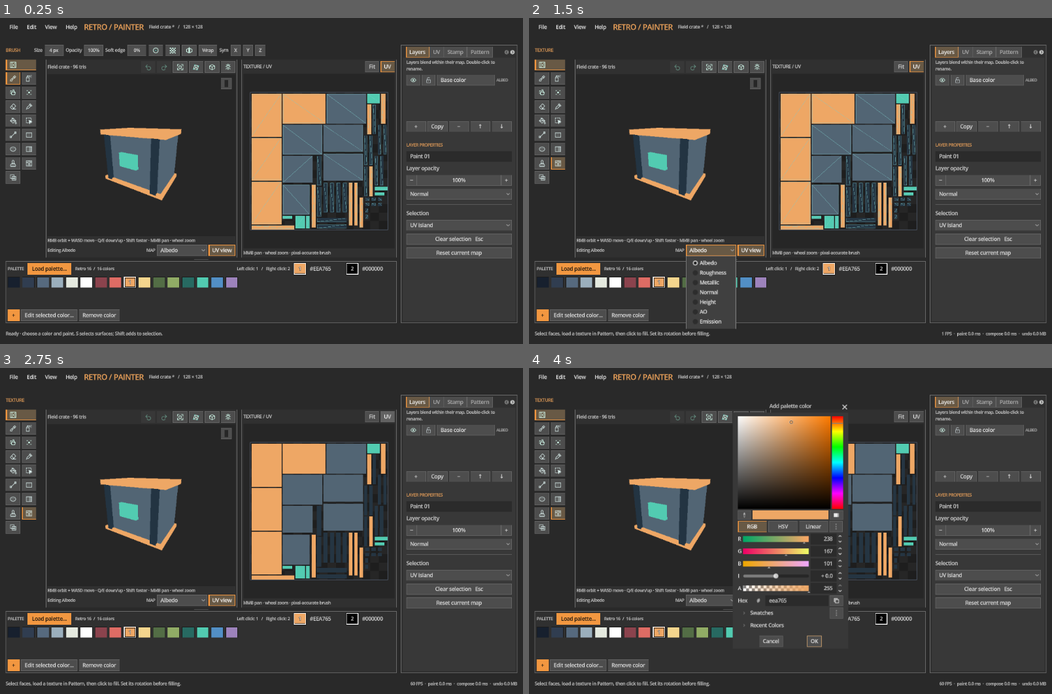
Above: before the commit, frames 1-4 (two rows, left to right).
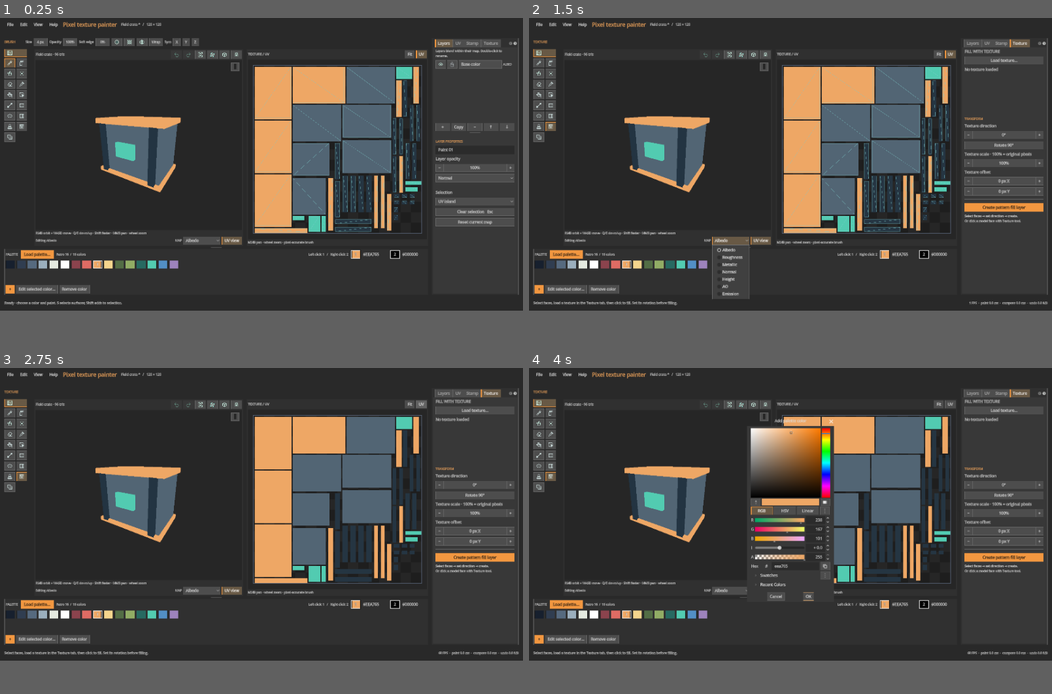
Above: after the commit, the same moments.

Repository: duasun/PixelTexturePainter
Game: Godot game, scene res://scenes/main_window.tscn
The game is run twice, just before and just after one commit, with the same random seed, the same clock (stepped at 60 frames per second) and the same inputs.
Inputs (mouse positions are in pixels of both pictures, inside the frame that each line leads up to; where the layout moved, square brackets give the same spot in the first picture):
- Up to frame 1 (0.25 s): no input
- Up to frame 2 (1.5 s): click (549, 138) [560, 164] at 0.5 s; click "Albedo" at 1.25 s
- Up to frame 3 (2.75 s): click "UV" at 2 s
- Up to frame 4 (4 s): click "+" at 2.75 s; click "File" at 3.5 s
In our replay, the window is 800x500 before the commit and 800x449 after it. These sizes can differ from the game's own. Grey fills any space a smaller window leaves; there, only what the larger window draws over its background counts as a difference.

The runs differ from the first frame. In frame 1, 26% of the frame differs, in the area x 0-100%, y 1-98%; in frame 2, 25%; in frame 3, 25%; in frame 4, 28%.

Commit message:
Rename painter and update UI and itch.io assets

Diff:
--- a/io/project_io.gd
+++ b/io/project_io.gd
@@ -276,7 +276,7 @@
 	var file := FileAccess.open(path, FileAccess.WRITE)
 	if file == null:
 		return {"error": "Cannot write model."}
-	file.store_line("# Retro Texture Painter — current UV layout")
+	file.store_line("# Pixel texture painter — current UV layout")
 	for p in model.positions:
 		file.store_line("v %.9f %.9f %.9f" % [p.x, p.y, p.z])
 	for uv in model.uvs:
--- a/project.godot
+++ b/project.godot
@@ -10,7 +10,7 @@
 
 [application]
 
-config/name="Retro Texture Painter"
+config/name="Pixel texture painter"
 run/main_scene="res://scenes/main_window.tscn"
 config/features=PackedStringArray("4.7", "GL Compatibility")
 config/icon="res://assets/icon.svg"
@@ -21,8 +21,8 @@
 
 [display]
 
-window/size/viewport_width=1440
-window/size/viewport_height=900
+window/size/viewport_width=1920
+window/size/viewport_height=1080
 window/size/mode=3
 window/size/window_width_override=1440
 window/size/window_height_override=900
--- a/scenes/layers_panel.tscn
+++ b/scenes/layers_panel.tscn
@@ -1,65 +1,77 @@
 [gd_scene load_steps=3 format=3]
 [ext_resource type="Script" path="res://ui/layers_panel.gd" id="script"]
 [ext_resource type="PackedScene" path="res://scenes/number_field.tscn" id="num"]
-[node name="Layers" type="VBoxContainer"]
+[node name="Layers" type="VSplitContainer"]
 script = ExtResource("script")
+split_offset = -140
+theme_override_constants/autohide = 0
+theme_override_constants/separation = 10
+
+[node name="ListSection" type="VBoxContainer" parent="."]
+layout_mode = 2
+size_flags_vertical = 3
 theme_override_constants/separation = 8
-[node name="Hint" type="Label" parent="."]
+[node name="Hint" type="Label" parent="ListSection"]
 layout_mode = 2
 text = "Layers blend within their map. Double-click to rename."
 autowrap_mode = 2
 theme_override_font_sizes/font_size = 11
-[node name="List" type="ScrollContainer" parent="."]
+[node name="List" type="ScrollContainer" parent="ListSection"]
 layout_mode = 2
 custom_minimum_size = Vector2(0, 120)
 size_flags_vertical = 3
 horizontal_scroll_mode = 0
-[node name="Rows" type="VBoxContainer" parent="List"]
+[node name="Rows" type="VBoxContainer" parent="ListSection/List"]
 layout_mode = 2
 size_flags_horizontal = 3
-[node name="Actions" type="HBoxContainer" parent="."]
+[node name="Actions" type="HBoxContainer" parent="ListSection"]
 layout_mode = 2
-[node name="Add" type="Button" parent="Actions"]
+[node name="Add" type="Button" parent="ListSection/Actions"]
 layout_mode = 2
 text = "+"
 size_flags_horizontal = 3
-[node name="Duplicate" type="Button" parent="Actions"]
+[node name="Duplicate" type="Button" parent="ListSection/Actions"]
 layout_mode = 2
 text = "Copy"
 size_flags_horizontal = 3
-[node name="Delete" type="Button" parent="Actions"]
+[node name="Delete" type="Button" parent="ListSection/Actions"]
 layout_mode = 2
 text = "−"
 size_flags_horizontal = 3
-[node name="Up" type="Button" parent="Actions"]
+[node name="Up" type="Button" parent="ListSection/Actions"]
 layout_mode = 2
 text = "↑"
 size_flags_horizontal = 3
-[node name="Down" type="Button" parent="Actions"]
+[node name="Down" type="Button" parent="ListSection/Actions"]
 layout_mode = 2
 text = "↓"
 size_flags_horizontal = 3
-[node name="SepName" type="HSeparator" parent="."]
+[node name="Properties" type="VBoxContainer" parent="."]
 layout_mode = 2
-[node name="SectionName" type="Label" parent="."]
+size_flags_vertical = 3
+theme_override_constants/separation = 8
+
+[node name="SepName" type="HSeparator" parent="Properties"]
+layout_mode = 2
+[node name="SectionName" type="Label" parent="Properties"]
 layout_mode = 2
 text = "LAYER PROPERTIES"
 theme_override_font_sizes/font_size = 11
 theme_override_colors/font_color = Color(0.95,0.65,0.36,1)
-[node name="Name" type="LineEdit" parent="."]
+[node name="Name" type="LineEdit" parent="Properties"]
 layout_mode = 2
 placeholder_text = "Layer name · Enter to apply"
-[node name="OpacityLabel" type="Label" parent="."]
+[node name="OpacityLabel" type="Label" parent="Properties"]
 layout_mode = 2
 text = "Layer opacity"
 
-[node name="Opacity" parent="." instance=ExtResource("num")]
+[node name="Opacity" parent="Properties" instance=ExtResource("num")]
 layout_mode = 2
 value = 100.0
 minimum = 0.0
 maximum = 100.0
 suffix = "%"
-[node name="Blend" type="OptionButton" parent="."]
+[node name="Blend" type="OptionButton" parent="Properties"]
 layout_mode = 2
 item_count = 3
 selected = 0
@@ -69,13 +81,13 @@
 popup/item_1/id = 1
 popup/item_2/text = "Add"
 popup/item_2/id = 2
-[node name="SepSelectionLabel" type="HSeparator" parent="."]
+[node name="SepSelectionLabel" type="HSeparator" parent="Properties"]
 layout_mode = 2
-[node name="SelectionLabel" type="Label" parent="."]
+[node name="SelectionLabel" type="Label" parent="Properties"]
 layout_mode = 2
 text = "Selection"
 
-[node name="SelectionMode" type="OptionButton" parent="."]
+[node name="SelectionMode" type="OptionButton" parent="Properties"]
 layout_mode = 2
 item_count = 4
 selected = 0
@@ -87,10 +99,10 @@
 popup/item_2/id = 2
 popup/item_3/text = "Material"
 popup/item_3/id = 3
-[node name="ClearSelection" type="Button" parent="."]
+[node name="ClearSelection" type="Button" parent="Properties"]
 layout_mode = 2
 text = "Clear selection   Esc"
-[node name="ClearMap" type="Button" parent="."]
+[node name="ClearMap" type="Button" parent="Properties"]
 layout_mode = 2
 text = "Reset current map"
 tooltip_text = "Erase all paint on the selected map; Undo restores it"
--- a/scenes/main_window.tscn
+++ b/scenes/main_window.tscn
@@ -61,7 +61,7 @@
 unique_name_in_owner = true
 [node name="Brand" type="Label" parent="Margin/Layout/Header"]
 layout_mode = 2
-text = "RETRO / PAINTER"
+text = "Pixel texture painter"
 theme_override_colors/font_color = Color(0.95,0.65,0.36,1)
 theme_override_font_sizes/font_size = 20
 [node name="Title" type="Label" parent="Margin/Layout/Header"]
@@ -219,13 +219,11 @@
 layout_mode = 2
 custom_minimum_size = Vector2(296,0)
 unique_name_in_owner = true
-[node name="Layers" type="ScrollContainer" parent="Margin/Layout/MainSplit/InspectorDock/Inspector"]
-layout_mode = 2
-horizontal_scroll_mode = 0
-[node name="Layers" parent="Margin/Layout/MainSplit/InspectorDock/Inspector/Layers" instance=ExtResource("layers")]
-size_flags_horizontal = 3
-layout_mode = 2
-unique_name_in_owner = true
+[node name="Layers" parent="Margin/Layout/MainSplit/InspectorDock/Inspector" instance=ExtResource("layers")]
+layout_mode = 2
+unique_name_in_owner = true
+size_flags_horizontal = 3
+size_flags_vertical = 3
 [node name="UV" type="ScrollContainer" parent="Margin/Layout/MainSplit/InspectorDock/Inspector"]
 layout_mode = 2
 horizontal_scroll_mode = 0
@@ -248,10 +246,10 @@
 layout_mode = 2
 unique_name_in_owner = true
 
-[node name="Pattern" type="ScrollContainer" parent="Margin/Layout/MainSplit/InspectorDock/Inspector"]
+[node name="Texture" type="ScrollContainer" parent="Margin/Layout/MainSplit/InspectorDock/Inspector"]
 layout_mode = 2
 horizontal_scroll_mode = 0
-[node name="Pattern" parent="Margin/Layout/MainSplit/InspectorDock/Inspector/Pattern" instance=ExtResource("pattern")]
+[node name="Pattern" parent="Margin/Layout/MainSplit/InspectorDock/Inspector/Texture" instance=ExtResource("pattern")]
 size_flags_horizontal = 3
 layout_mode = 2
 unique_name_in_owner = true
@@ -304,16 +302,16 @@
 use_native_dialog = true
 [node name="Message" type="AcceptDialog" parent="."]
 unique_name_in_owner = true
-title = "Retro Texture Painter"
+title = "Pixel texture painter"
 size = Vector2i(520,160)
 dialog_autowrap = true
 [node name="About" type="AcceptDialog" parent="."]
 unique_name_in_owner = true
-title = "About Retro Texture Painter"
+title = "About Pixel texture painter"
 size = Vector2i(560,280)
 ok_button_text = "Close"
 dialog_autowrap = true
-dialog_text = "Retro Texture Painter\nA fast, focused painter for retro pixel-art 3D models.\n\nPaint on the model or UV texture, manage layers, and export your work.\n\nMore information and credits will be added here as the program grows."
+dialog_text = "Pixel texture painter\nA fast, focused painter for retro pixel-art 3D models.\n\nPaint on the model or UV texture, manage layers, and export your work.\n\nitch.io: https://nipeyo.itch.io/\nYouTube: https://www.youtube.com/@nipeyoentertainment5017"
 [node name="Discard" type="ConfirmationDialog" parent="."]
 unique_name_in_owner = true
 title = "Unsaved changes"
--- a/scenes/menu_bar.tscn
+++ b/scenes/menu_bar.tscn
@@ -98,4 +98,4 @@
 switch_on_hover = true
 item_count = 1
 popup/item_0/id = 0
-popup/item_0/text = "About Retro Texture Painter…"
+popup/item_0/text = "About Pixel texture painter…"
--- a/scenes/pattern_panel.tscn
+++ b/scenes/pattern_panel.tscn
@@ -35,7 +35,7 @@
 theme_override_colors/font_color = Color(0.95,0.65,0.36,1)
 [node name="AngleLabel" type="Label" parent="."]
 layout_mode = 2
-text = "Pattern direction"
+text = "Texture direction"
 [node name="Angle" parent="." instance=ExtResource("num")]
 layout_mode = 2
 value = 0.0
@@ -47,7 +47,7 @@
 text = "Rotate 90°"
 [node name="ScaleLabel" type="Label" parent="."]
 layout_mode = 2
-text = "Pattern scale · 100% = original pixels"
+text = "Texture scale · 100% = original pixels"
 [node name="Scale" parent="." instance=ExtResource("num")]
 layout_mode = 2
 value = 100.0
@@ -56,7 +56,7 @@
 suffix = "%"
 [node name="OffsetLabel" type="Label" parent="."]
 layout_mode = 2
-text = "Pattern offset"
+text = "Texture offset"
 [node name="OffsetX" parent="." instance=ExtResource("num")]
 layout_mode = 2
 value = 0.0
--- a/tests/run_preferences.gd
+++ b/tests/run_preferences.gd
@@ -32,6 +32,12 @@
 	await ready_document(scene)
 	var header = scene.get_node("Margin/Layout/Header")
 	check(header.get_child_count() == 3 and scene.get_node_or_null("%Save") == null and scene.get_node_or_null("%Export") == null,"Top bar contains only menus, brand and project title")
+	var layer_split: VSplitContainer = scene.get_node("%Layers")
+	var layer_list: ScrollContainer = layer_split.get_node("ListSection/List")
+	var list_height := layer_list.size.y
+	layer_split.split_offset = -80
+	await process_frame
+	check(layer_list.size.y > list_height + 1.0,"Layer divider changes the list height")
 	for name in ["Undo","Redo","Frame","Wires","Ortho","Light"]:
 		var button: Button = scene.model_view.get_node("Header/"+name)
 		check(button.icon != null and button.text.is_empty() and not button.tooltip_text.is_empty(),"Model "+name+" is an icon with tooltip")
@@ -157,6 +163,7 @@
 	var stored := ConfigFile.new()
 	check(stored.load(config_path) == OK and stored.get_value("files","last_project","") == project_path and stored.get_value("spray","flow",0) == 7.5,"Config saves last project and spray settings")
 	check(stored.get_value("view","inspector_tab_name","") == "Stamp","Config saves inspector tab by name")
+	check(stored.get_value("panels","layers_offset",999) == -80,"Config saves layer list height")
 	root.remove_child(scene); scene.free()
 	var reopened = load("res://scenes/main_window.tscn").instantiate()
 	reopened.settings_path = config_path
@@ -177,6 +184,7 @@
 	check(reopened.model_view.get_node("Header/Wires").button_pressed and reopened.model_view.get_node("Header/Ortho").button_pressed and not reopened.get_node("%UVView").button_pressed,"View toggles restore")
 	check(reopened.model_view.background_color().is_equal_approx(chosen_background) and reopened.model_view.get_node("Display/BackgroundSwatch").color.is_equal_approx(chosen_background),"Model preview background color restores from config")
 	check(reopened.get_node("%MainDock").split_offset == -160 and reopened.get_node("%MainSplit").split_offset == -380,"Panel sizes restore")
+	check(reopened.get_node("%Layers").split_offset == -80,"Layer list height restores")
 	check(not reopened.get_node("%MenuBar/File").get_popup().is_item_disabled(2),"File menu offers last project")
 	reopened._action("ToggleRestoreLast")
 	reopened._save_preferences()
--- a/tests/run_ui.gd
+++ b/tests/run_ui.gd
@@ -30,7 +30,10 @@
 	var inspector: TabContainer = scene.get_node("%Inspector")
 	var tab_names: Array[String] = []
 	for index in inspector.get_tab_count(): tab_names.append(str(inspector.get_child(index).name))
-	check(tab_names == ["Layers","UV","Stamp","Pattern","Effects"], "Inspector tabs follow the requested order")
+	check(tab_names == ["Layers","UV","Stamp","Texture","Effects"], "Inspector tabs follow the requested order")
+	scene.get_node("%ToolBar").select("texture")
+	check(inspector.current_tab == 3 and inspector.get_tab_title(3) == "Texture", "Texture tool opens the Texture inspector tab")
+	scene.get_node("%ToolBar").select("brush")
 	var model_view: ModelView = scene.model_view
 	var zoom_point: Vector2 = model_view.display.size * 0.5
 	var zoom_hit: Dictionary = model_view._hit(zoom_point)
@@ -177,7 +180,7 @@
 		check(root.mode == mode_before_fullscreen, "Fullscreen menu and shortcut share the same restore state")
 	check(bar.get_node("Help").get_popup().get_item_text(0).begins_with("About") and bar.get_node("File").get_popup().get_theme_font_size("font_size") >= 14, "Help/About exists and menus use readable text")
 	bar.get_node("Help").get_popup().id_pressed.emit(0)
-	check(scene.get_node("%About").visible and scene.get_node("%About").dialog_text.contains("Retro Texture Painter"), "About menu opens editable scene dialog")
+	check(scene.get_node("%About").visible and scene.get_node("%About").dialog_text.contains("Pixel texture painter"), "About menu opens editable scene dialog")
 	scene.get_node("%About").hide()
 	check(scene.get_node("%Inspector").global_position.y < scene.model_view.global_position.y and scene.get_node("%Inspector").get_global_rect().end.y > scene.get_node("%PalettePanel").global_position.y, "Inspector spans the height beside the paint workspace")
 	check(scene.get_node("%MapSelector").global_position.y > scene.model_view.display.global_position.y and scene.get_node("%MapSelector").get_global_rect().end.x <= scene.model_view.get_global_rect().end.x, "Map selector sits in the model view's lower right corner")
--- a/ui/layers_panel.gd
+++ b/ui/layers_panel.gd
@@ -1,4 +1,4 @@
-extends VBoxContainer
+extends VSplitContainer
 signal action_requested(action: String, value: Variant)
 var refreshing := false
 const ROW = preload("res://scenes/layer_row.tscn")
@@ -7,14 +7,14 @@
 
 func _ready() -> void:
 	for action_name in ["Add", "Duplicate", "Delete", "Up", "Down"]:
-		get_node("Actions/" + action_name).pressed.connect(func(): action_requested.emit(action_name.to_lower(), null))
-	$ClearMap.pressed.connect(func(): action_requested.emit("clear_map",null))
-	$Opacity.value_changed.connect(func(v: float):
+		get_node("ListSection/Actions/" + action_name).pressed.connect(func(): action_requested.emit(action_name.to_lower(), null))
+	$Properties/ClearMap.pressed.connect(func(): action_requested.emit("clear_map",null))
+	$Properties/Opacity.value_changed.connect(func(v: float):
 		if not refreshing: action_requested.emit("opacity", v / 100.0))
-	$Blend.item_selected.connect(func(v: int):
+	$Properties/Blend.item_selected.connect(func(v: int):
 		if not refreshing: action_requested.emit("blend_mode", v))
-	$Name.text_submitted.connect(_rename_name)
-	$Name.focus_exited.connect(func(): _rename_name($Name.text))
+	$Properties/Name.text_submitted.connect(_rename_name)
+	$Properties/Name.focus_exited.connect(func(): _rename_name($Properties/Name.text))
 
 func refresh(doc: PaintDocument) -> void:
 	refreshing = true
@@ -24,22 +24,22 @@
 		ids.append(layer.id)
 		if not rows.has(layer.id):
 			var row = ROW.instantiate()
-			$List/Rows.add_child(row)
+			$ListSection/List/Rows.add_child(row)
 			rows[layer.id] = row
 			row.selected.connect(func(id: String): action_requested.emit("select_id",id))
 			row.visibility_requested.connect(func(id: String,on: bool): action_requested.emit("visibility_at",{"id":id,"visible":on}))
 			row.lock_requested.connect(func(id: String,on: bool): action_requested.emit("lock_at",{"id":id,"locked":on}))
 			row.rename_requested.connect(func(id: String,title: String): action_requested.emit("rename_at",{"id":id,"title":title}))
 		rows[layer.id].configure(layer,i == doc.active_layer)
-		$List/Rows.move_child(rows[layer.id],ids.size()-1)
+		$ListSection/List/Rows.move_child(rows[layer.id],ids.size()-1)
 	for id in rows.keys():
 		if not id in ids:
 			rows[id].queue_free()
 			rows.erase(id)
 	var active := doc.selected_layer()
-	$Opacity.set_value(active.opacity * 100, false)
-	$Blend.selected = active.blend_mode
-	if not $Name.has_focus() or _active_id != active.id: $Name.text = active.title
+	$Properties/Opacity.set_value(active.opacity * 100, false)
+	$Properties/Blend.selected = active.blend_mode
+	if not $Properties/Name.has_focus() or _active_id != active.id: $Properties/Name.text = active.title
 	_active_id = active.id
 	refreshing = false
 
--- a/ui/main_window.gd
+++ b/ui/main_window.gd
@@ -112,6 +112,7 @@
 	%MapSelector.item_selected.connect(func(index: int): _select_channel(PaintChannels.IDS[index]))
 	%MainDock.drag_ended.connect(_save_layout)
 	%MainSplit.drag_ended.connect(_save_layout)
+	%Layers.drag_ended.connect(_save_layout)
 	%PreferencesSave.timeout.connect(_save_preferences)
 	jobs.completed.connect(_job_completed)
 	%FitUV.pressed.connect(uv_canvas.fit)
@@ -119,8 +120,8 @@
 	%WireUV.toggled.connect(func(on: bool): uv_canvas.show_uv = on; uv_canvas.queue_redraw(); _queue_preferences_save())
 	for button in ["Wires", "Ortho", "Light"]:
 		model_view.get_node("Header/"+button).toggled.connect(func(_on: bool): _queue_preferences_save())
-	%Layers.get_node("SelectionMode").item_selected.connect(func(i: int): selection_mode = i; _queue_preferences_save())
-	%Layers.get_node("ClearSelection").pressed.connect(_clear_selection)
+	%Layers.get_node("Properties/SelectionMode").item_selected.connect(func(i: int): selection_mode = i; _queue_preferences_save())
+	%Layers.get_node("Properties/ClearSelection").pressed.connect(_clear_selection)
 	%Effects.get_node("Edges").pressed.connect(_edges)
 	%Effects.get_node("AOGenerate").pressed.connect(_ambient_occlusion)
 	%Effects.get_node("NormalGenerate").pressed.connect(_generate_normal_map)
@@ -297,7 +298,7 @@
 		return
 	var dirty := document.revision != document.saved_revision
 	%Title.text = "  %s%s   /   %d × %d" % [document.title, " *" if dirty else "", document.width, document.height]
-	get_window().title = "%s%s — Retro Texture Painter" % [document.title, " *" if dirty else ""]
+	get_window().title = "%s%s — Pixel texture painter" % [document.title, " *" if dirty else ""]
 	%Layers.refresh(document)
 	%MapSelector.select(PaintChannels.IDS.find(document.current_channel()))
 	%MapHint.text = "Editing " + PaintChannels.label(document.current_channel()) + (" · grayscale data" if PaintChannels.scalar(document.current_channel()) else " · RGB, OpenGL +Y" if document.current_channel() == "normal" else "")
@@ -324,12 +325,13 @@
 	%SprayOptions.visible = tool == "spray"
 	if tool == "select": model_view.get_node("Header/Wires").button_pressed = true
 	if tool == "stencil": _show_inspector_tab("Stamp")
+	if tool == "texture": _show_inspector_tab("Texture")
 	_refresh_cursor()
 	_queue_preferences_save()
 	_status({"gradient": "Gradient: click and drag the direction. Length stays exactly %d px. UV seams use unfolded surface distance." % gradient_length,
 		"select": "Click a surface. Shift adds; Ctrl subtracts. Ctrl+. grows; Ctrl+, shrinks. Esc clears.",
 		"fill": "Fill selected faces, or the connected color region under the cursor.",
-		"texture": "Select faces, load a texture in Pattern, then click to fill. Set its rotation before filling.",
+		"texture": "Select faces, load a texture in the Texture tab, then click to fill. Set its rotation before filling.",
 		"clone": "Ctrl+click sets the source on the active layer. Paint to copy it; the source stays frozen during the stroke.",
 		"smudge": "Smudge: drag existing paint · Opacity sets strength · up to 64 px · reads current map",
 		"blur": "Blur: smooth local texels · Opacity sets strength · up to 64 px · reads current map",
@@ -1157,7 +1159,7 @@
 	var dialog: FileDialog = %FileDialog
 	dialog.file_mode = FileDialog.FILE_MODE_SAVE_FILE if action in ["save", "export", "export_model", "export_maps"] else FileDialog.FILE_MODE_OPEN_FILE
 	match action:
-		"save", "open": dialog.filters = PackedStringArray(["*.rtpaint ; Retro Painter project"])
+		"save", "open": dialog.filters = PackedStringArray(["*.rtpaint ; Pixel texture painter project"])
 		"import": dialog.filters = PackedStringArray(["*.glb, *.gltf, *.obj ; 3D models"])
 		"stencil", "pattern": dialog.filters = PackedStringArray(["*.png, *.jpg, *.webp ; Texture image"])
 		"palette": dialog.filters = PackedStringArray(["*.png, *.hex, *.gpl, *.pal, *.txt, *.ase, *.json, *.csv ; Color palettes"])
@@ -1209,7 +1211,7 @@
 					history.push(document, {"kind": "property", "target": document, "property": "pattern_image", "before": document.pattern_image, "after": image})
 					document.pattern_image = image
 				else: _apply_pattern(document.selected_layer().pattern_faces)
-				_show_inspector_tab("Pattern")
+				_show_inspector_tab("Texture")
 				%ToolBar.select("texture")
 
 func _texture_fill(faces: PackedInt32Array) -> void:
@@ -1410,7 +1412,7 @@
 				document.active_layer = previous+1
 				history.push(document,{"kind":"layers","label":"Create pattern fill layer","before":before,"after":document.layers.duplicate(),"active_before":previous,"active_after":document.active_layer})
 				tiles.mark(document.all_keys(),false)
-				_status("Editable pattern layer created · change its transform in Pattern")
+				_status("Editable pattern layer created · change its transform in Texture")
 			_sync_pattern_inspector()
 			_refresh_metadata()
 		"selection":
@@ -1661,6 +1663,7 @@
 	_restoring_preferences = true
 	%MainDock.split_offset = clampi(int(_preferences.get_setting("panels","palette_offset",-170)),-8192,-90)
 	%MainSplit.split_offset = clampi(int(_preferences.get_setting("panels","inspector_offset",-320)),-8192,-300)
+	%Layers.split_offset = clampi(int(_preferences.get_setting("panels","layers_offset",-140)),-8192,8192)
 	_restoring_preferences = false
 
 func _save_layout() -> void:
@@ -1688,7 +1691,7 @@
 	var saved_background: Variant = _preferences.get_setting("view","model_background",Color(0.15,0.15,0.15))
 	if saved_background is Color: model_view.set_background_color(saved_background)
 	selection_mode = clampi(int(_preferences.get_setting("view","selection_mode",0)),0,3)
-	%Layers.get_node("SelectionMode").select(selection_mode)
+	%Layers.get_node("Properties/SelectionMode").select(selection_mode)
 	%ToolOptions.get_node("Size").set_value(float(_preferences.get_setting("brush","size",4)),false)
 	painter.brush_size = int(%ToolOptions.get_node("Size").value)
 	%ToolOptions.get_node("Opacity").set_value(float(_preferences.get_setting("brush","opacity",100)),false)
@@ -1776,6 +1779,7 @@
 	_preferences.set_setting("view","stamp_preview",_saved_stamp_view)
 	_preferences.set_setting("panels","palette_offset",%MainDock.split_offset)
 	_preferences.set_setting("panels","inspector_offset",%MainSplit.split_offset)
+	_preferences.set_setting("panels","layers_offset",%Layers.split_offset)
 	_preferences.set_setting("brush","tool",painter.tool)
 	_preferences.set_setting("brush","size",painter.brush_size)
 	_preferences.set_setting("brush","opacity",%ToolOptions.get_node("Opacity").value)
Binary file added: .export/PICS/Front.png
Binary file added: .export/PICS/Front2.png
Binary file added: .export/PICS/PixelTexturePainter.png
Binary file added: .export/PICS/PixelTexturePainter2.png
Binary file added: .export/PICS/PixelTexturePainter3.png
Not shown, changed: export_presets.cfg
Binary file added: marketing/itch-io/banner_1280x720.png
Binary file added: marketing/itch-io/cover_630x500.png
Binary file added: marketing/itch-io/gallery_01_paint.png
Binary file added: marketing/itch-io/gallery_02_uv.png
Binary file added: marketing/itch-io/gallery_03_stamp.png
Binary file added: marketing/itch-io/preview_630x500.gif
(and 16 more such lines)
